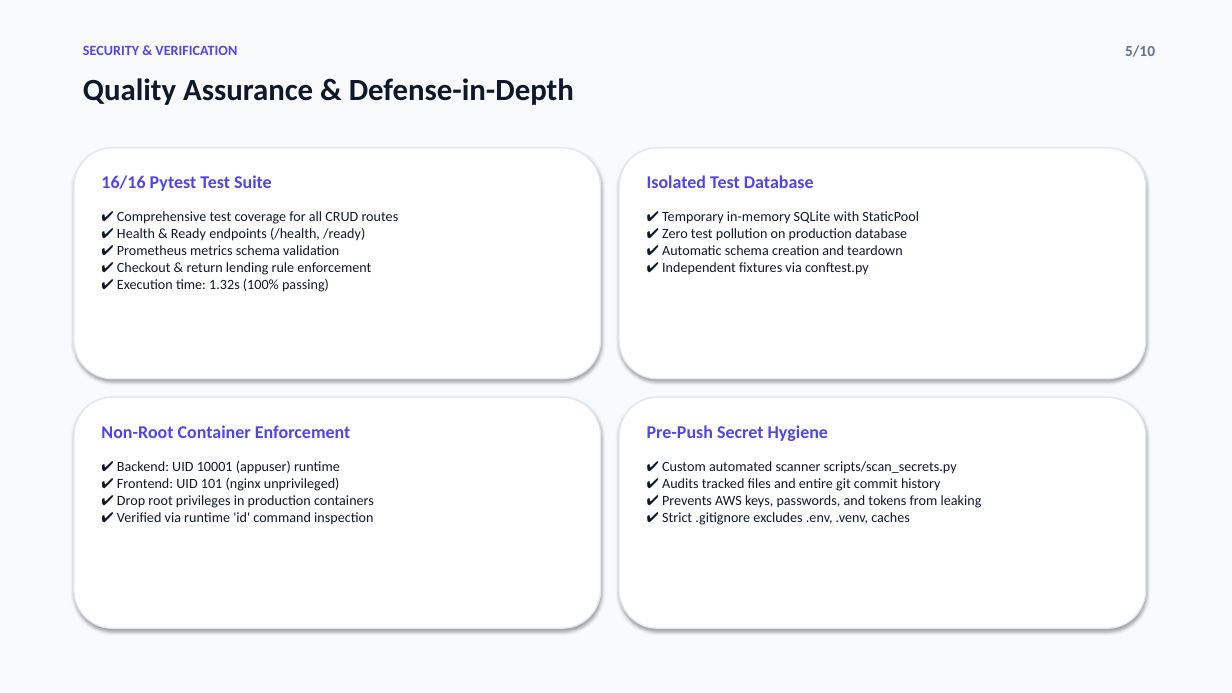
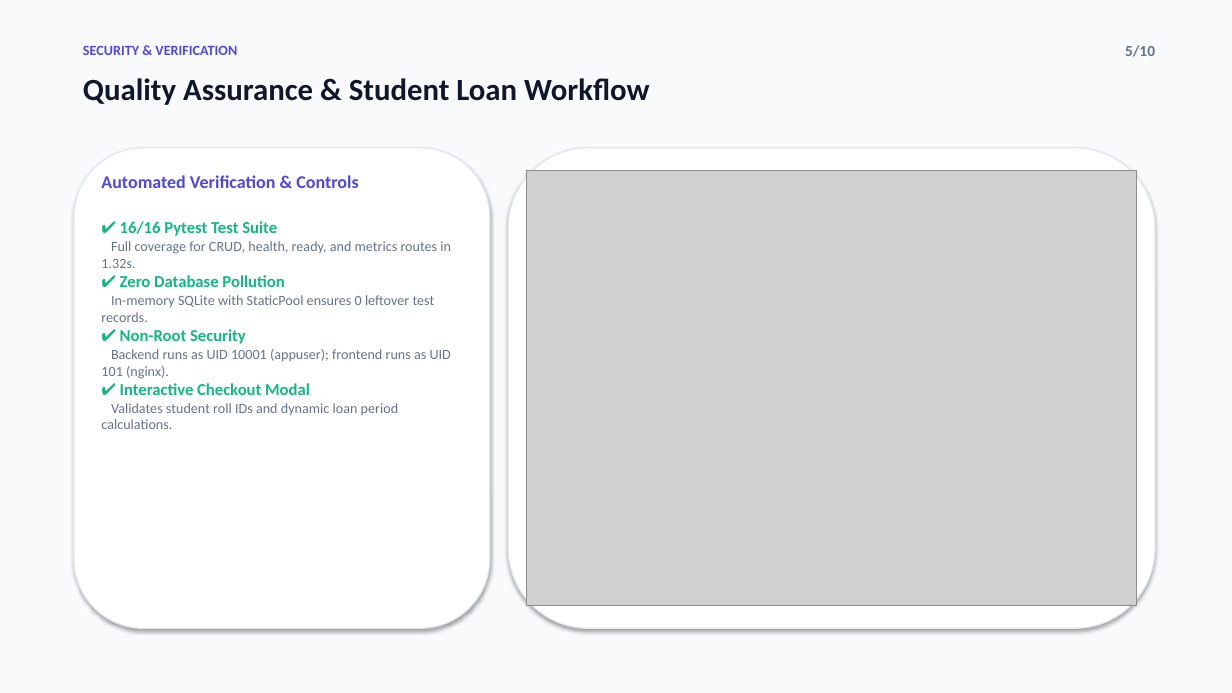
Before and after one commit to Ujwal-kumar-reddy/bookflow, a slide deck: slide 5 of BookFlow_DevOps_Capstone_Presentation.pptx. Drawn at 1232x693 pixels with LibreOffice and Linux fonts; fonts in the diff are those of the drawing; grey boxes stand for pictures. Boxes give left, top, right and bottom in pixels: in the first picture for what was removed or moved away, otherwise in the second. Text is boxed around its words. In the diff, an @@ line names an element or a change of style, - is before the commit and + after.

```diff
--- a/BookFlow_DevOps_Capstone_Presentation.pptx
+++ b/BookFlow_DevOps_Capstone_Presentation.pptx
@@ text at (83,78,649,105): text changed @@
-Quality Assurance & Defense-in-Depth
+Quality Assurance & Student Loan Workflow
@@ rounded rectangle: place and size @@
-rounded rectangle at (74,148,601,379)
+rounded rectangle at (74,148,490,628)
@@ rounded rectangle: place and size @@
-rounded rectangle at (619,148,1146,379)
+rounded rectangle at (508,148,1155,628)
@@ text at (101,175,358,188): text changed @@
-16/16 Pytest Test Suite
+Automated Verification & Controls
@@ picture added at (527,171,1137,605) @@
@@ text removed at (647,175,814,188) @@
-Isolated Test Database
@@ text at (101,221,451,429): text changed; text colour #0F172A to #64748B @@
-✔ Comprehensive test coverage for all CRUD routes
-✔ Health & Ready endpoints (/health, /ready)
-✔ Prometheus metrics schema validation
-✔ Checkout & return lending rule enforcement
-✔ Execution time: 1.32s (100% passing)
+✔ 16/16 Pytest Test Suite
+Full coverage for CRUD, health, ready, and metrics routes in 1.32s.
+✔ Zero Database Pollution
+In-memory SQLite with StaticPool ensures 0 leftover test records.
+✔ Non-Root Security
+Backend runs as UID 10001 (appuser); frontend runs as UID 101 (nginx).
+✔ Interactive Checkout Modal
+Validates student roll IDs and dynamic loan period calculations.
@@ text removed at (662,211,919,275) @@
-✔ Temporary in-memory SQLite with StaticPool
-✔ Zero test pollution on production database
-✔ Automatic schema creation and teardown
-✔ Independent fixtures via conftest.py
@@ rounded rectangle removed at (74,397,601,628) @@
@@ rounded rectangle removed at (619,397,1146,628) @@
@@ text removed at (101,425,351,438) @@
-Non-Root Container Enforcement
@@ text removed at (647,425,828,441) @@
-Pre-Push Secret Hygiene
@@ text removed at (117,461,374,525) @@
-✔ Backend: UID 10001 (appuser) runtime
-✔ Frontend: UID 101 (nginx unprivileged)
-✔ Drop root privileges in production containers
-✔ Verified via runtime 'id' command inspection
@@ text removed at (662,461,982,525) @@
-✔ Custom automated scanner scripts/scan_secrets.py
-✔ Audits tracked files and entire git commit history
-✔ Prevents AWS keys, passwords, and tokens from leaking
-✔ Strict .gitignore excludes .env, .venv, caches
```
Also in this commit, not shown: 5 other slides changed, 2 other files.
